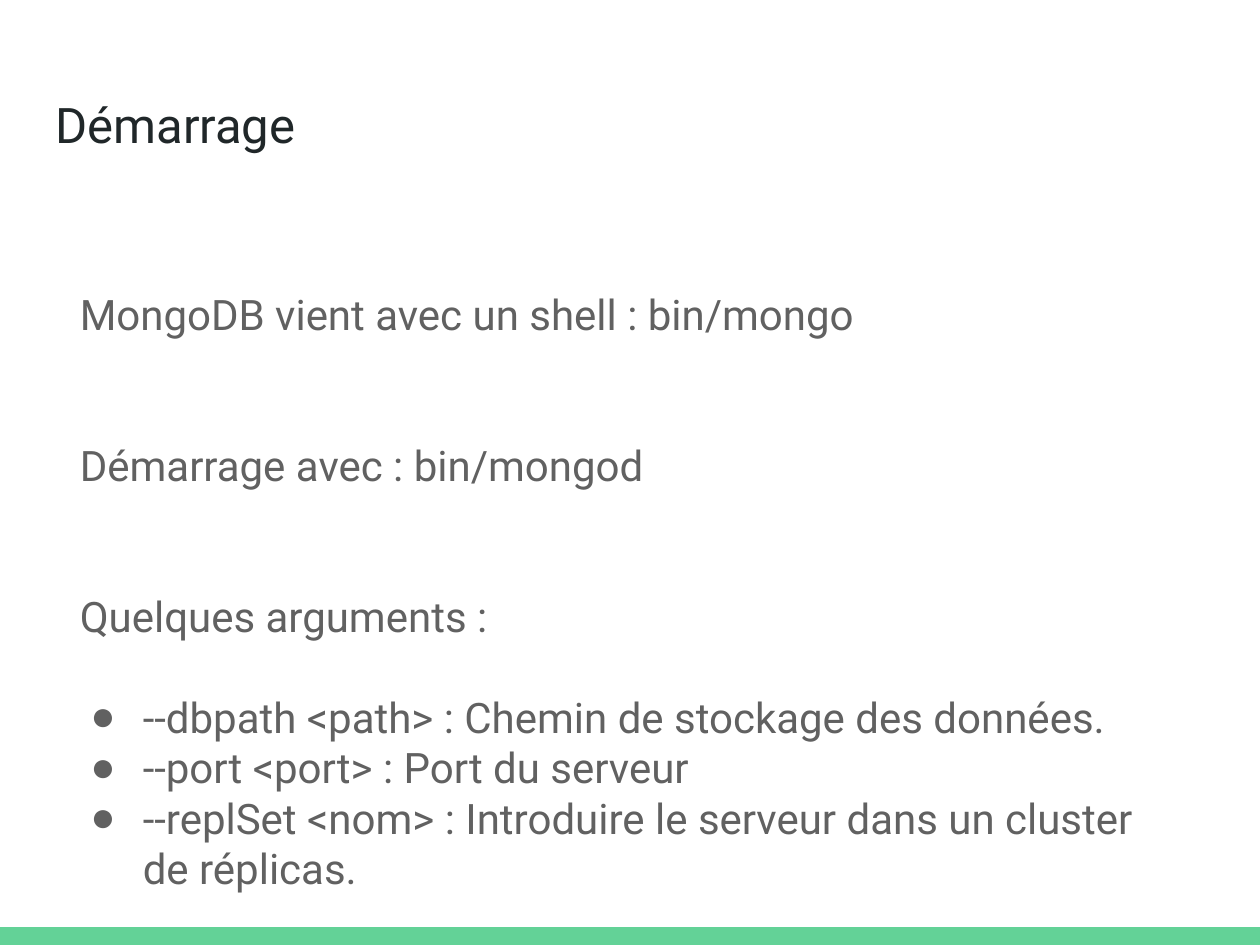
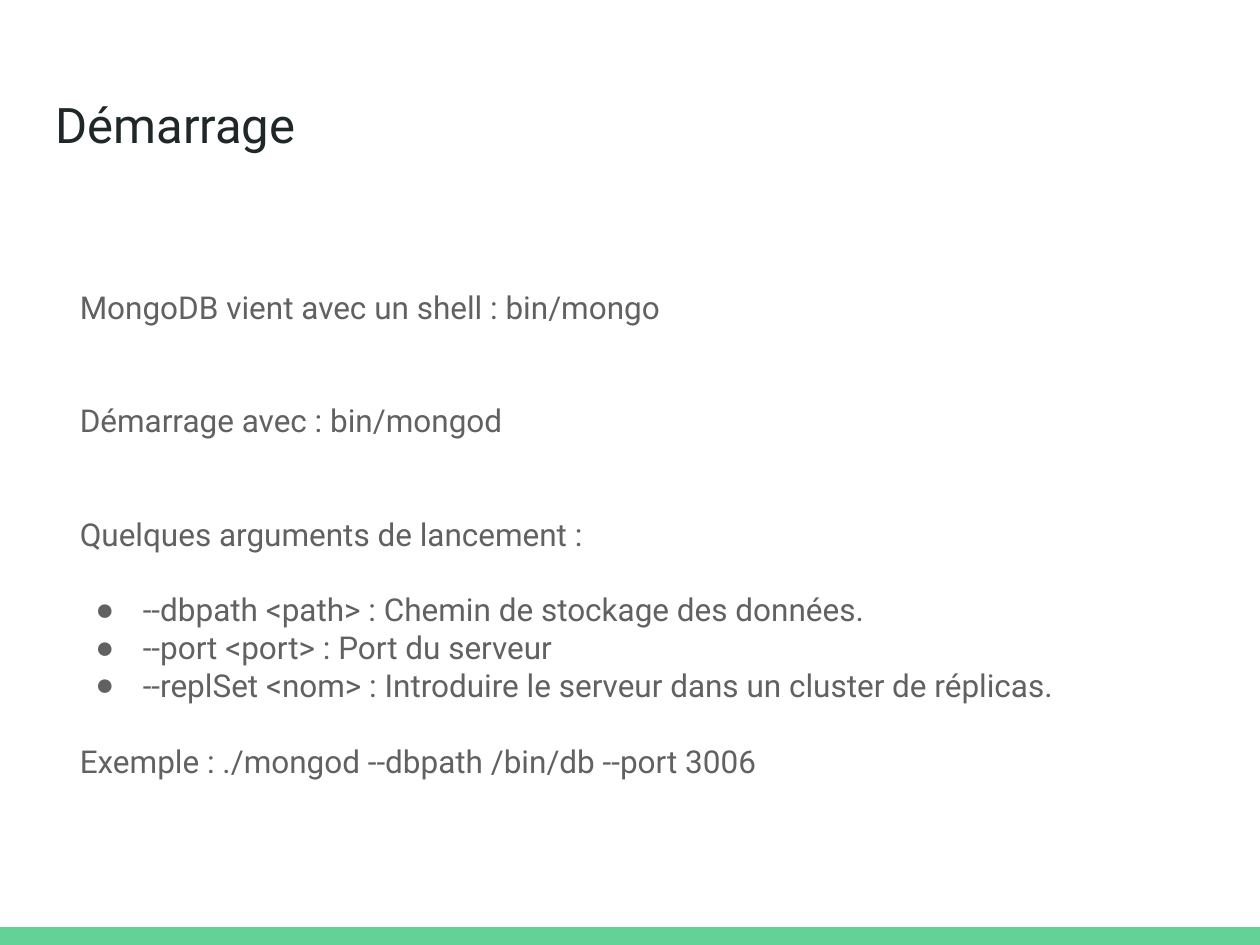
Before and after one commit to olivier-pitton/dant, a slide deck: slide 13 of mongodb/Cours_NoSQL.pptx. Drawn at 1260x945 pixels with LibreOffice and Linux fonts; fonts in the diff are those of the drawing. Boxes give left, top, right and bottom in pixels: in the first picture for what was removed or moved away, otherwise in the second. Text is boxed around its words. In the diff, an @@ line names an element or a change of style, - is before the commit and + after.

Commit message:
Update mongodb

```diff
--- a/mongodb/Cours_NoSQL.pptx
+++ b/mongodb/Cours_NoSQL.pptx
@@ text at <box>80,295,1052,704</box>: size 24 to 18 pt in "MongoDB vient avec un shell : bin/mongo", "Démarrage avec : bin/mongod", "--dbpath <path> : Chemin de stockage des ...", "--port <port> : Port du serveur" and 1 more places; indent changed @@
@@ text at <box>80,522,567,553</box>: text changed; size 24 to 18 pt @@
-Quelques arguments :
+Quelques arguments de lancement :
@@ text at <box>80,749,756,780</box>: paragraph added @@
+Exemple : ./mongod --dbpath /bin/db --port 3006
```
Also in this commit, not shown: 45 other slides changed, 2 slides added, 1 slide removed, 1 other file.
